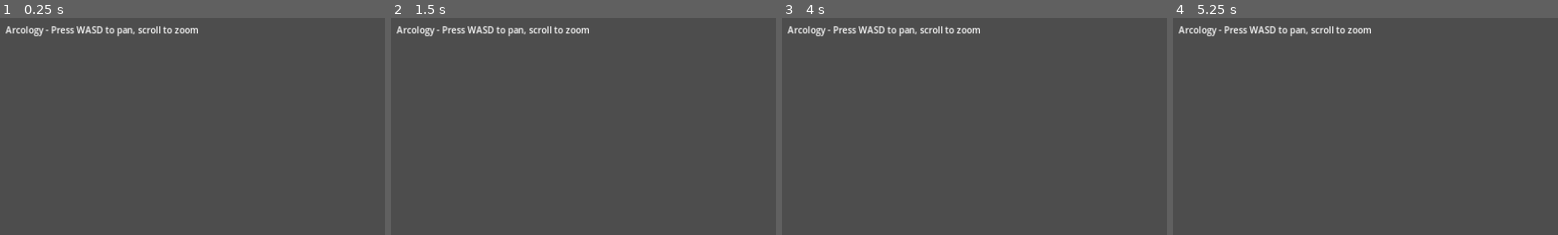
Above: before the commit, frames 1-4 (left to right).
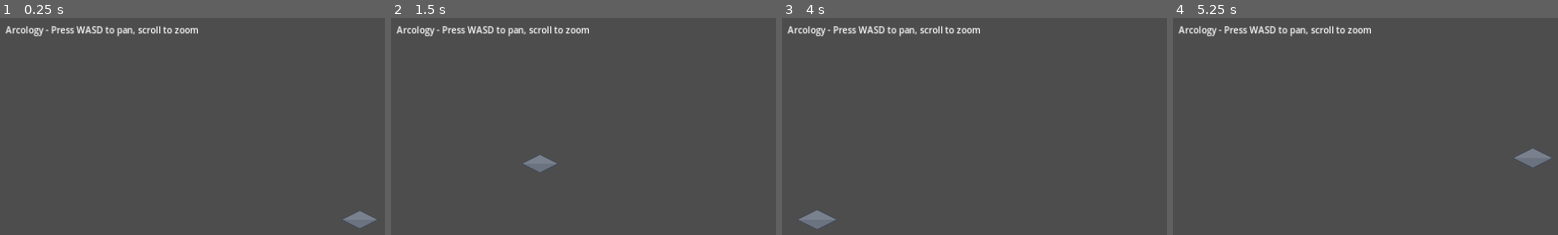
Above: after the commit, the same moments.

Repository: thoughtpunch/arcology-game
Game: Godot game, scene res://scenes/main.tscn
Same seed, same stepped clock (60 frames per second), same inputs: the game is played once before the commit and once after it.
Inputs (mouse positions are in pixels of both pictures, inside the frame that each line leads up to):
- Up to frame 1 (0.25 s): no input
- Up to frame 2 (1.5 s): tap Enter at 0.5 s; move the mouse to (outside the picture) at 0.52 s; hold D (move_right) 0.53-1.28 s; hold Mouse wheel up (zoom_in) 0.53-1.28 s; move the mouse to (outside the picture) at 1.27 s; hold S (move_down) from 1.28 s (still down); tap Mouse wheel down (zoom_out) at 1.35 s
- Up to frame 3 (4 s): move the mouse to (outside the picture) at 2.02 s; release S (move_down) at 2.03 s; hold D (move_right) 2.03-2.78 s; hold Mouse wheel up (zoom_in) 2.03-2.78 s; tap Space at 2.75 s; move the mouse to (outside the picture) at 2.77 s; hold W (move_up) 2.78-3.53 s; tap Mouse wheel down (zoom_out) at 2.85 s; tap Enter at 3.5 s; move the mouse to (outside the picture) at 3.52 s; hold A (move_left) from 3.53 s (still down); hold Mouse wheel up (zoom_in) from 3.53 s (still down)
- Up to frame 4 (5.25 s): move the mouse to (1315, 159) at 4.27 s; release Mouse wheel up (zoom_in) at 4.28 s; tap Mouse wheel down (zoom_out) at 4.35 s; move the mouse to (outside the picture) at 5.02 s; release A (move_left) at 5.03 s; hold S (move_down) from 5.03 s (still down); hold Mouse wheel up (zoom_in) from 5.03 s (still down)

The runs differ from the first frame. In frame 1, 0.4% of the frame differs, in the area x 89-98%, y 88-97%; in frame 2, 0.4%; in frame 3, 0.4%; in frame 4, 0.4%, in the area x 88-99%, y 59-70%.

Commit message:
feat: arcology-4ct.2 - Add placeholder sprite
- Created 64x32 isometric placeholder sprite (SVG)
- Added PlaceholderSprite node to main scene
- Displays at origin for visual confirmation

Co-Authored-By: Claude Opus 4.5 <noreply@anthropic.com>

Diff:
--- /dev/null
+++ b/assets/sprites/blocks/placeholder.svg
@@ -0,0 +1,6 @@
+<svg xmlns="http://www.w3.org/2000/svg" width="64" height="32" viewBox="0 0 64 32">
+  <!-- Isometric diamond shape - placeholder block -->
+  <polygon points="32,0 64,16 32,32 0,16" fill="#6b7280" stroke="#374151" stroke-width="1"/>
+  <!-- Top highlight -->
+  <polygon points="32,0 64,16 32,16 0,16" fill="#9ca3af" opacity="0.3"/>
+</svg>
--- a/scenes/main.tscn
+++ b/scenes/main.tscn
@@ -1,6 +1,7 @@
-[gd_scene load_steps=2 format=3 uid="uid://c1234567890ab"]
+[gd_scene load_steps=3 format=3 uid="uid://c1234567890ab"]
 
 [ext_resource type="Script" path="res://src/core/main.gd" id="1_main"]
+[ext_resource type="Texture2D" uid="uid://placeholder1" path="res://assets/sprites/blocks/placeholder.svg" id="2_placeholder"]
 
 [node name="Main" type="Node2D"]
 script = ExtResource("1_main")
@@ -10,6 +11,9 @@
 
 [node name="World" type="Node2D" parent="."]
 
+[node name="PlaceholderSprite" type="Sprite2D" parent="World"]
+texture = ExtResource("2_placeholder")
+
 [node name="UI" type="CanvasLayer" parent="."]
 
 [node name="DebugLabel" type="Label" parent="UI"]
Not shown, changed: .beads/issues.jsonl
